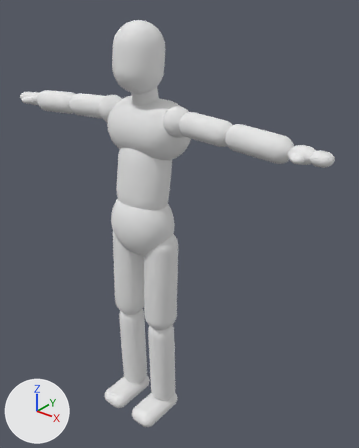
A saved change to the Blender file Raw/Demo/demo_character.blend.
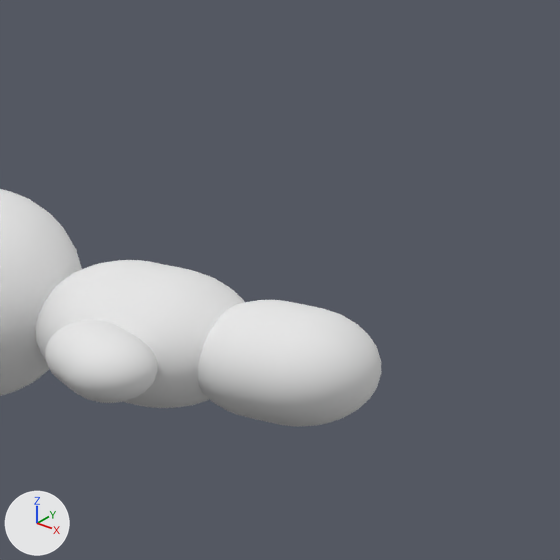
The first picture shows the older version from a 50 mm lens placed at (1.39, -1.448, 2.004), pointed at (0.107, 0.155, 1.01). The close-ups show both versions on the part from 79% to 100% of the width and 24% to 41% of the height of that picture. Lighting does not change. The marker at lower left points along +X, +Y and +Z.

Objects in the first close-up: 'demo_character_b'.
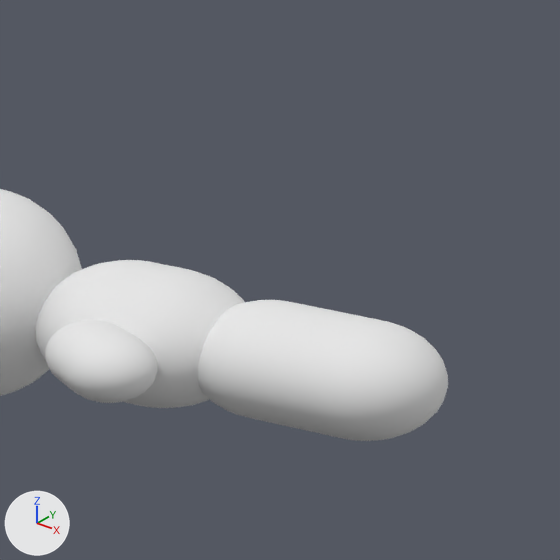
Location of each change, (x1, y1, x2, y2) in pixels of the close-ups (560 x 560 px; the box of a moved part takes in the faces that stretch with it):
'demo_character_b', reshaped: before (0, 189, 381, 426); after (0, 189, 448, 441)
part 1 of me_cube_001, moved or reshaped: before (235, 302, 381, 426); after (235, 302, 448, 441)

The change, as a list of edits to the scene's bpy script:
```text
Change me_cube_001:
    where me_cube_001.from_pydata(...)  # 5724 vertices, 5970 faces; spans x 0.0..0.82, y -0.16..0.21, z 0.0..1.88
    used by ob_demo_character_b; location = (0.0, 0.0, 0.0)
    me_cube_001 part 1: all 257 vertices in x 0.79..0.82, y 0.02..0.09, z 1.46..1.51 are moved by (0.03, 0.0, 0.0)
```
